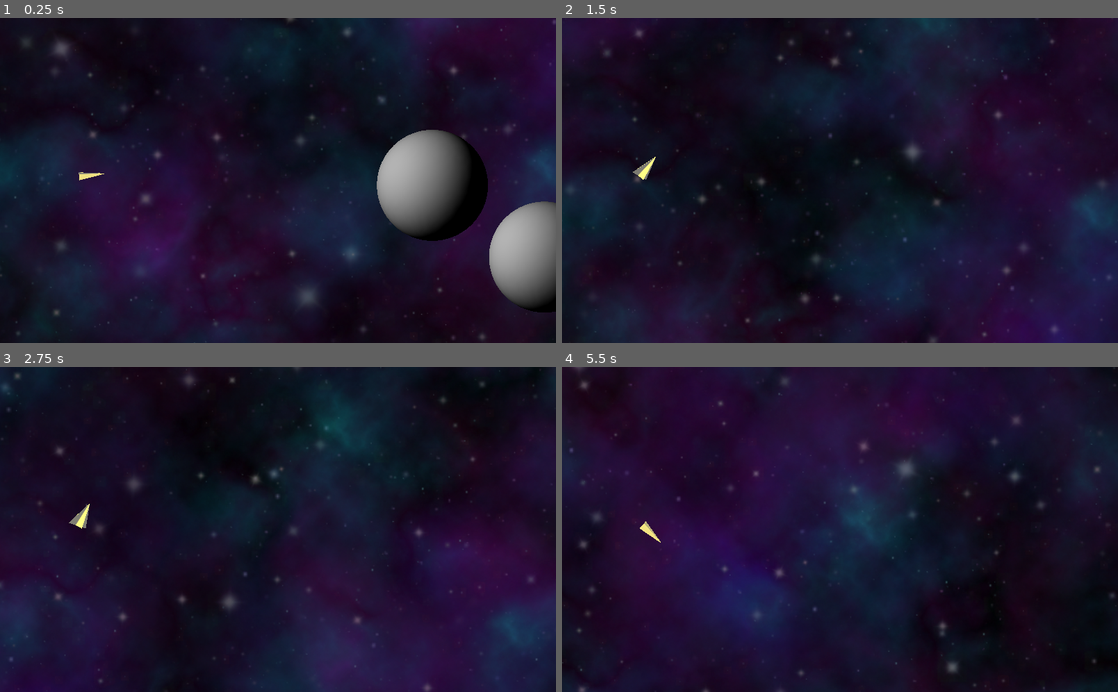
Above: before the commit, frames 1-4 (two rows, left to right).
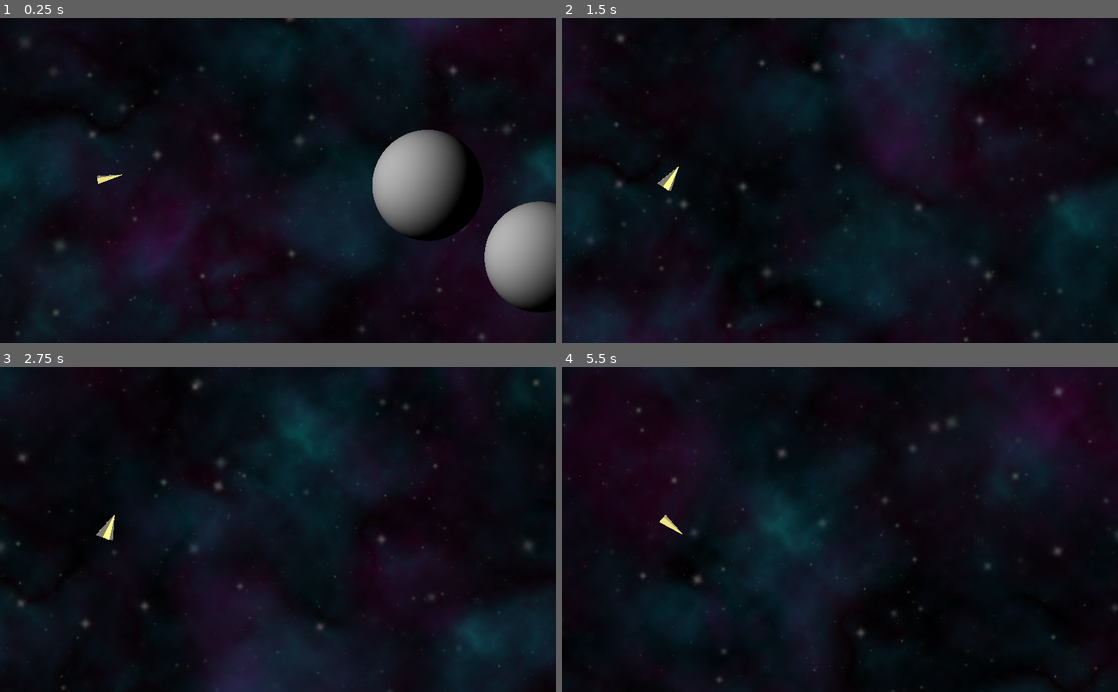
Above: after the commit, the same moments.

Repository: RichoM/godot-PhysicalBits-plugin
Game: Godot game, scene res://Main.tscn
Same seed, same stepped clock (60 frames per second), same inputs: the game is played once before the commit and once after it.
Inputs:
- Up to frame 1 (0.25 s): no input
- Up to frame 2 (1.5 s): hold Space (movement_up) 0.53-1.28 s
- Up to frame 3 (2.75 s): hold Space (movement_up) from 2.03 s (still down)
- Up to frame 4 (5.5 s): release Space (movement_up) at 3.53 s

The runs differ from the first frame. In frame 1, 13% of the frame differs, in the area x 0-100%, y 0-100%; in frame 2, 26%; in frame 3, 39%; in frame 4, 45%.

Commit message:
More tweaks to the airplane movement.

Diff:
--- a/Main.tscn
+++ b/Main.tscn
@@ -26,7 +26,6 @@
 
 [sub_resource type="Environment" id=3]
 background_mode = 1
-ambient_light_energy = 0.0
 glow_intensity = 1.6
 glow_bloom = 0.2
 glow_blend_mode = 0
@@ -47,7 +46,7 @@
 [node name="rotation" type="Spatial" parent="airplane"]
 
 [node name="mesh" type="MeshInstance" parent="airplane/rotation"]
-transform = Transform( -0.976915, 0.213627, -7.78829e-07, 0.213627, 0.976915, 1.39217e-07, 3.95295e-07, -1.51878e-08, -2, 0.0198058, -0.0113749, -0.000543505 )
+transform = Transform( -0.994026, 0.109144, -7.89183e-07, 0.109144, 0.994026, 5.60942e-08, 3.95295e-07, -1.51878e-08, -2, -0.00114447, -0.0106954, -0.000543505 )
 mesh = ExtResource( 2 )
 material/0 = SubResource( 1 )
 
@@ -56,7 +55,7 @@
 shape = SubResource( 2 )
 
 [node name="Camera" type="Camera" parent="airplane"]
-transform = Transform( 1, 0, 0, 0, 1, 0, 0, 0, 1, 0.357, -0.005, 0.5 )
+transform = Transform( 1, 0, 0, 0, 1, 0, 0, 0, 1, 0.302356, -0.005, 0.5 )
 keep_aspect = 0
 environment = SubResource( 3 )
 projection = 1
@@ -66,6 +65,7 @@
 
 [node name="space_noise_0" type="MeshInstance" parent="airplane/Camera/space_noise"]
 transform = Transform( 1, 0, 0, 0, -1.62921e-07, -1, 0, 1, -1.62921e-07, 0, 0, -3 )
+visible = false
 mesh = SubResource( 4 )
 material/0 = ExtResource( 4 )
 script = ExtResource( 8 )
--- a/airplane.gd
+++ b/airplane.gd
@@ -5,7 +5,7 @@
 const MAX_SPEED = deg2rad(75)
 
 var time = 0
-var vel = 0.5
+var vel = Vector2(0.5, 0.5)
 
 var colliding = false
 
@@ -14,20 +14,21 @@
 
 func _process(delta):
 	if Input.is_action_pressed("movement_up"):
-		vel -= GRAVITY * 2 * delta
+		vel.y -= GRAVITY * 2.5 * delta
 	else:
-		vel += GRAVITY * delta
+		vel.y += GRAVITY * delta
 
-	vel = clamp(vel, MIN_SPEED, MAX_SPEED)
+	vel.y = clamp(vel.y, MIN_SPEED, MAX_SPEED)
+	vel.x += 0.01 * delta
 
-	var rot_z = (vel / (MAX_SPEED - MIN_SPEED) * 2)
+	var rot_z = (vel.y / (MAX_SPEED - MIN_SPEED) * 2)
 	$rotation.rotation.z = rot_z * 1.25
 
 	time += delta
-	$rotation/mesh.rotation.x = sin(time * 5) * abs(vel) * 0.4
+	$rotation/mesh.rotation.x = sin(time * 5) * abs(vel.y) * 0.4
 
 
-	translate_object_local(Vector3.UP * vel * delta + Vector3.RIGHT * 0.25 * delta)
+	translate_object_local(Vector3.RIGHT * vel.x * delta + Vector3.UP * vel.y * delta)
 
 	var m = $rotation/mesh.get_surface_material(0)
 	if colliding:
